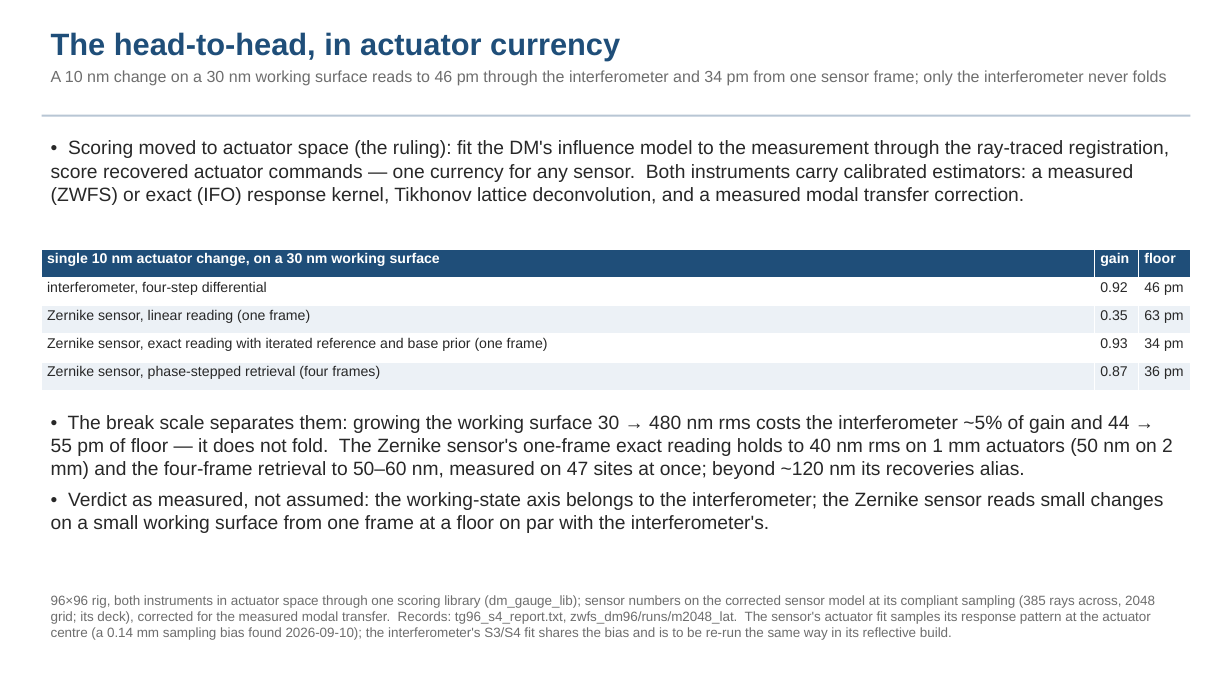
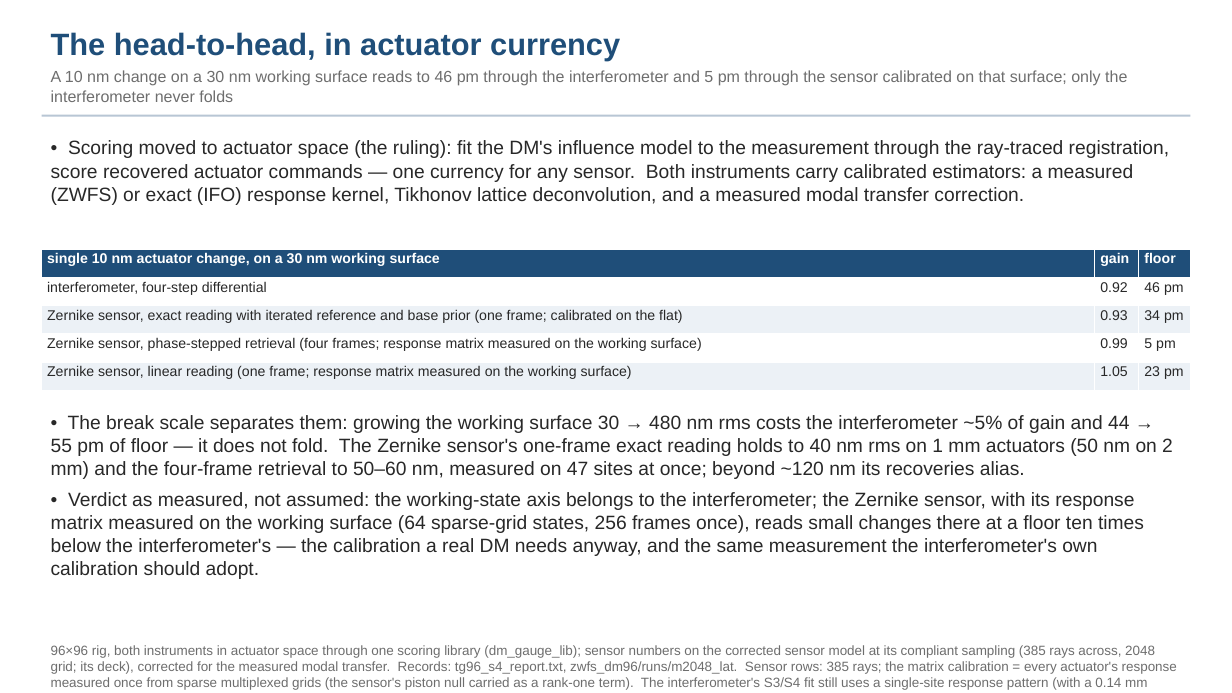
Before and after one commit to nasa-jpl/macos, a slide deck: slide 17 of demo_session/deck_tg_fang.pptx. Drawn at 1232x693 pixels with LibreOffice and Linux fonts; fonts in the diff are those of the drawing. Boxes give left, top, right and bottom in pixels: in the first picture for what was removed or moved away, otherwise in the second. Text is boxed around its words. In the diff, an @@ line names an element or a change of style, - is before the commit and + after.

Commit message:
ZWFS S10 record + deck fold 3d (the measured-response-matrix calibration; matrix on the working surface -> 5 pm); slice (resources 8181893)

```diff
--- a/demo_session/deck_tg_fang.pptx
+++ b/demo_session/deck_tg_fang.pptx
@@ text at (x1=51, y1=70, x2=1127, y2=102): text changed @@
-A 10 nm change on a 30 nm working surface reads to 46 pm through the interferometer and 34 pm from one sensor frame; only the interferometer never folds
+A 10 nm change on a 30 nm working surface reads to 46 pm through the interferometer and 5 pm through the sensor calibrated on that surface; only the interferometer never folds
@@ table at (x1=42, y1=250, x2=1191, y2=391) @@
-row 3: Zernike sensor, linear reading (one frame) | 0.35 | 63 pm
+row 3: Zernike sensor, exact reading with iterated reference and base prior (one frame; calibrated on the flat) | 0.93 | 34 pm
-row 4: Zernike sensor, exact reading with iterated reference and base prior (one frame) | 0.93 | 34 pm
+row 4: Zernike sensor, phase-stepped retrieval (four frames; response matrix measured on the working surface) | 0.99 | 5 pm
-row 5: Zernike sensor, phase-stepped retrieval (four frames) | 0.87 | 36 pm
+row 5: Zernike sensor, linear reading (one frame; response matrix measured on the working surface) | 1.05 | 23 pm
@@ text at (x1=51, y1=492, x2=1144, y2=579): text changed @@
-• Verdict as measured, not assumed: the working-state axis belongs to the interferometer; the Zernike sensor reads small changes on a small working surface from one frame at a floor on par with the interferometer's.
+• Verdict as measured, not assumed: the working-state axis belongs to the interferometer; the Zernike sensor, with its response matrix measured on the working surface (64 sparse-grid states, 256 frames once), reads small changes there at a floor ten times below the interferometer's — the calibration a real DM needs anyway, and the same measurement the interferometer's own calibration should adopt.
@@ text at (x1=51, y1=645, x2=1177, y2=690): text changed @@
-96×96 rig, both instruments in actuator space through one scoring library (dm_gauge_lib); sensor numbers on the corrected sensor model at its compliant sampling (385 rays across, 2048 grid; its deck), corrected for the measured modal transfer. Records: tg96_s4_report.txt, zwfs_dm96/runs/m2048_lat. The sensor's actuator fit samples its response pattern at the actuator centre (a 0.14 mm sampling bias found 2026-09-10); the interferometer's S3/S4 fit shares the bias and is to be re-run the same way in its reflective build.
+96×96 rig, both instruments in actuator space through one scoring library (dm_gauge_lib); sensor numbers on the corrected sensor model at its compliant sampling (385 rays across, 2048 grid; its deck), corrected for the measured modal transfer. Records: tg96_s4_report.txt, zwfs_dm96/runs/m2048_lat. Sensor rows: 385 rays; the matrix calibration = every actuator's response measured once from sparse multiplexed grids (the sensor's piston null carried as a rank-one term). The interferometer's S3/S4 fit still uses a single-site response pattern (with a 0.14 mm stencil bias found 2026-09-10); both are to be re-run with the measured matrix in its reflective build.
```
Also in this commit, not shown: 5 other files.
